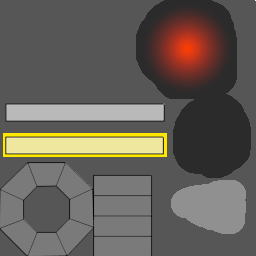
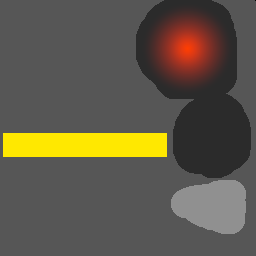
Comparing the layer stacks of the two 256x256 images. Changes:
hid "Rocket_UVs.png" over box(0, 103, 165, 256)
added layer "Diffuse_detail_2 #1" over box(0, 0, 256, 256)
